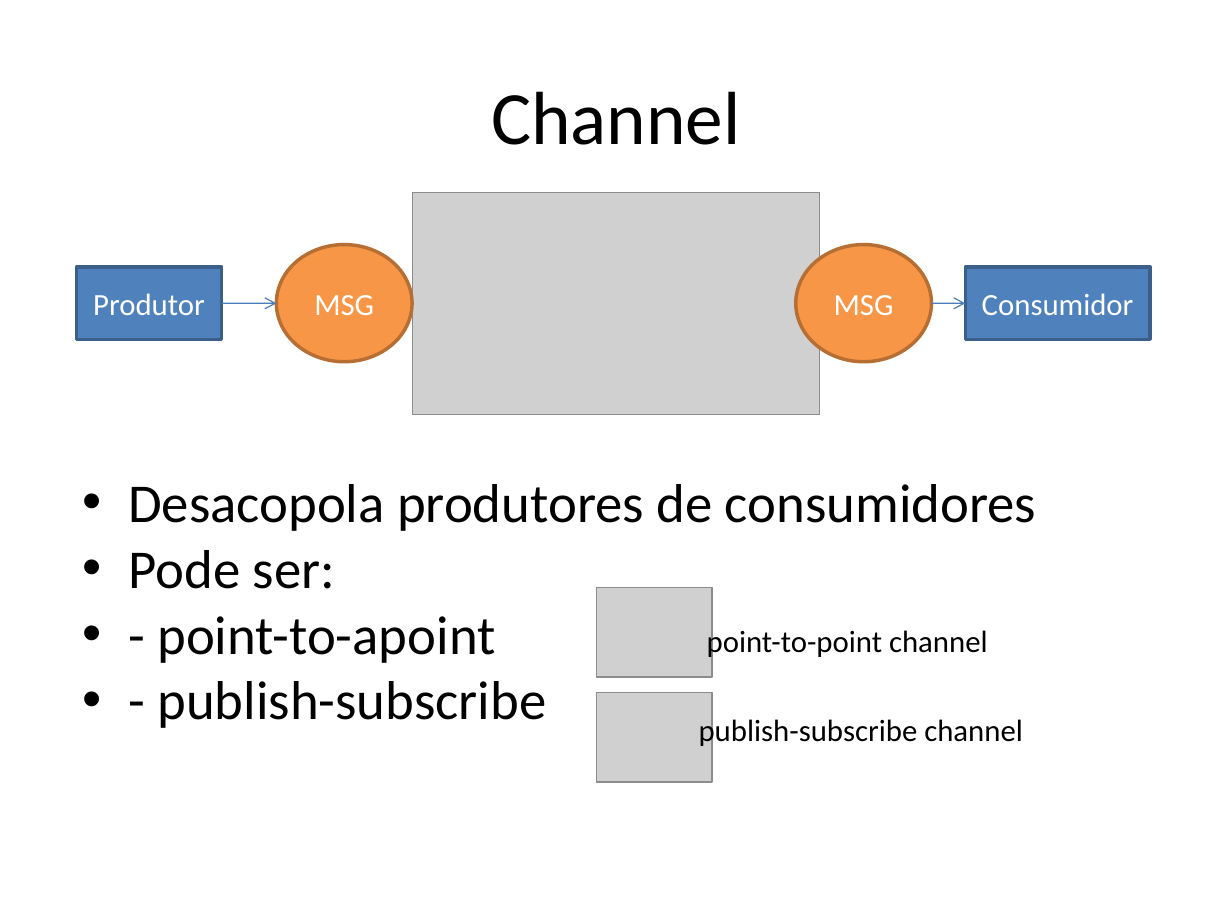
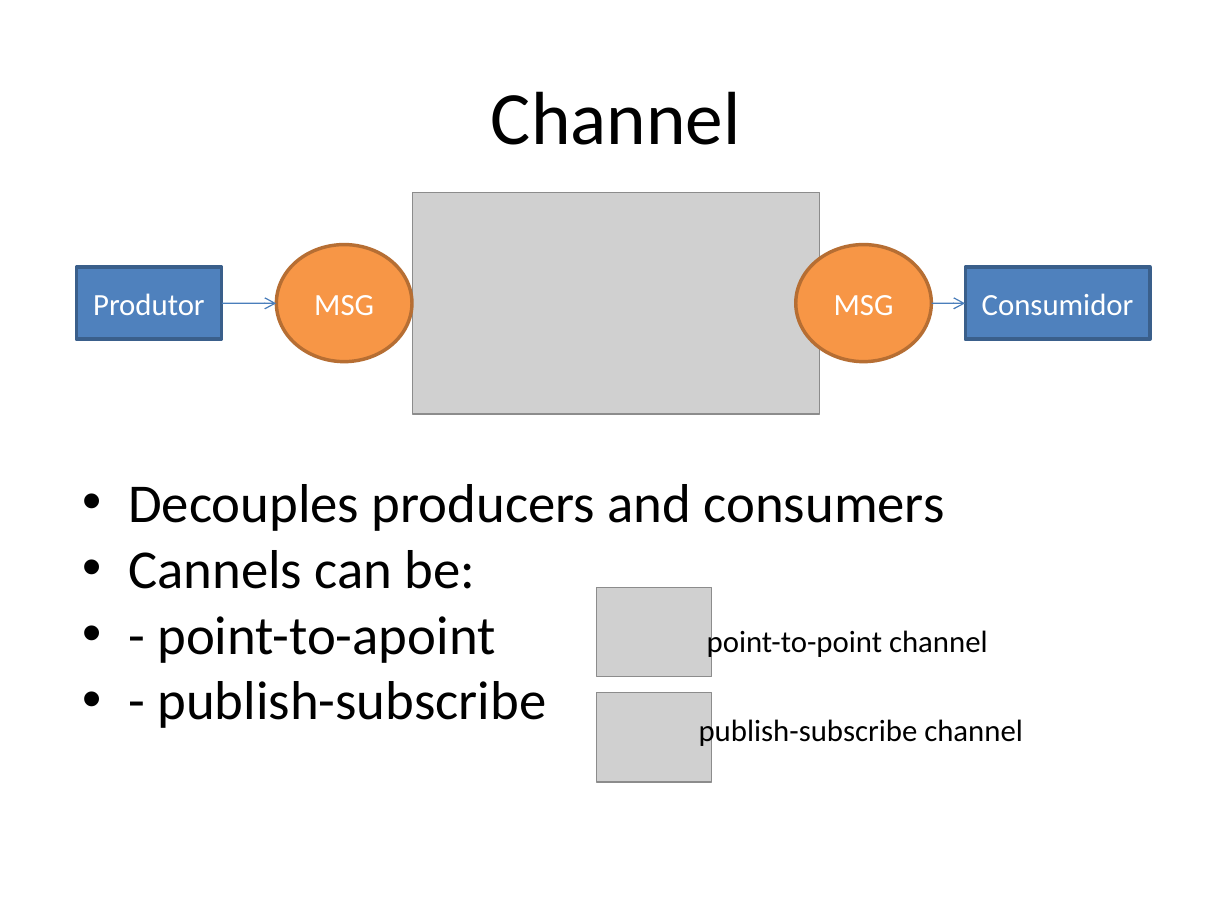
Before and after one commit to Cauliflower1988/cafe-si, a slide deck: slide 5 of src/site/training-resources/Sunset Integration.pptx. Drawn at 1232x924 pixels with LibreOffice and Linux fonts; fonts in the diff are those of the drawing; grey boxes stand for pictures. Boxes give left, top, right and bottom in pixels: in the first picture for what was removed or moved away, otherwise in the second. Text is boxed around its words. In the diff, an @@ line names an element or a change of style, - is before the commit and + after.

```diff
--- a/src/site/training-resources/Sunset Integration.pptx
+++ b/src/site/training-resources/Sunset Integration.pptx
@@ text at (128,484,945,589): text changed @@
-• Desacopola produtores de consumidores
-• Pode ser:
+• Decouples producers and consumers
+• Cannels can be:
```
Also in this commit, not shown: 12 other slides changed.
